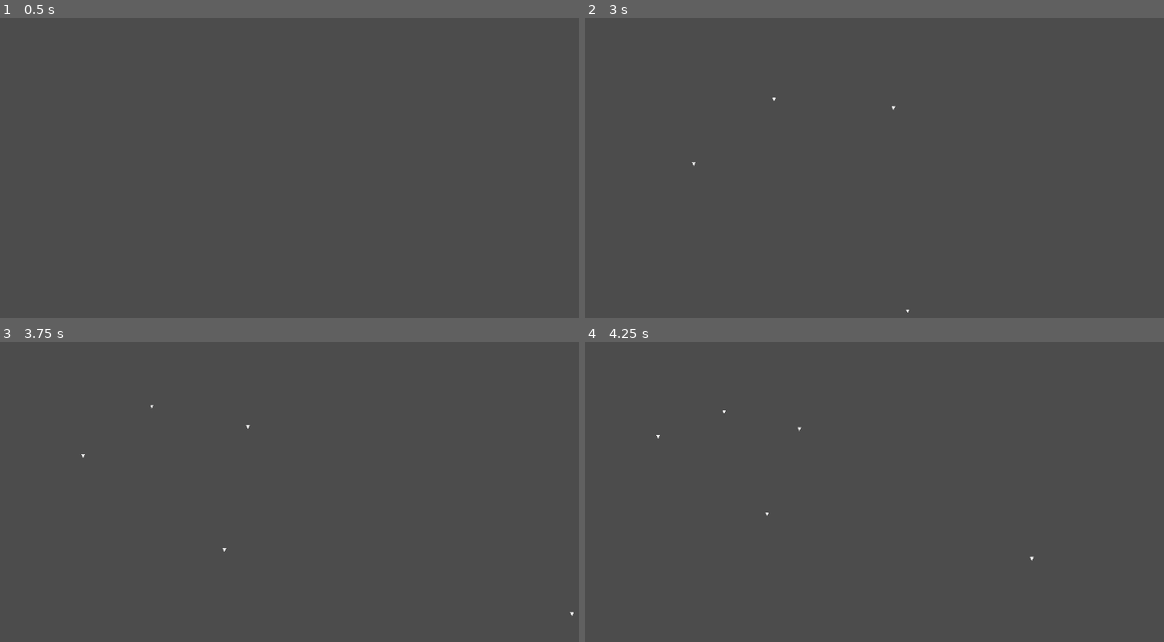
Above: before the commit, frames 1-4 (two rows, left to right).
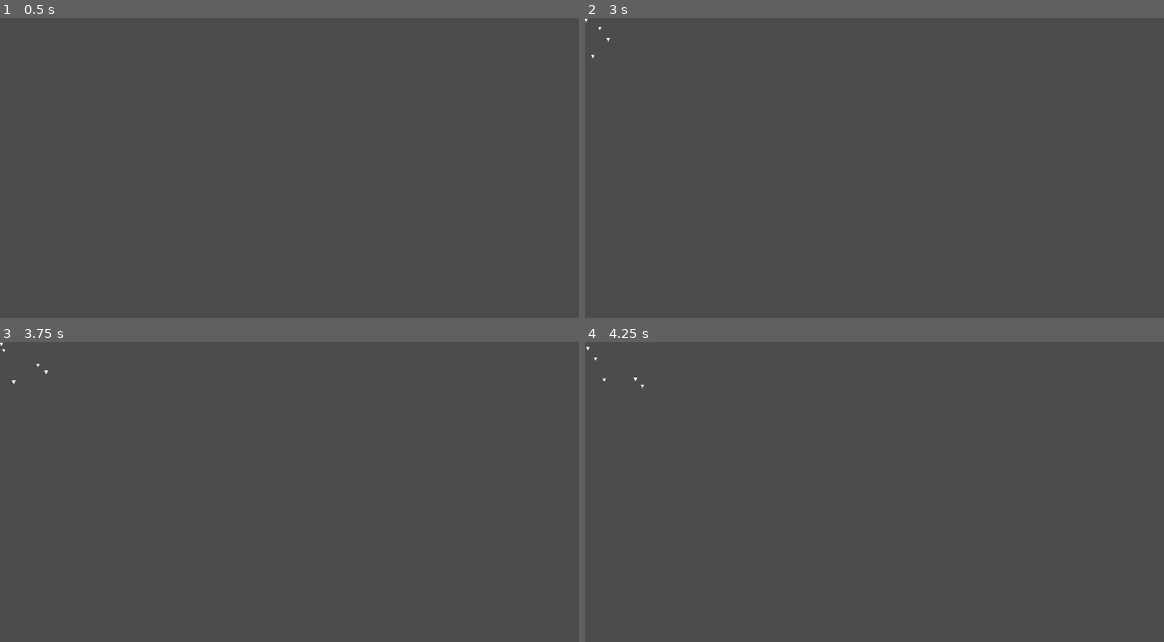
Above: after the commit, the same moments.

Repository: ludum-rlyeh/LD45Nothing
Game: Godot game, scene res://scenes/Main.tscn
The game is run twice, just before and just after one commit, with the same random seed, the same clock (stepped at 60 frames per second) and the same inputs.
Inputs (mouse positions are in pixels of both pictures, inside the frame that each line leads up to):
- Up to frame 1 (0.5 s): no input
- Up to frame 2 (3 s): tap Enter at 0.5, 2.75 s; move the mouse to (1111, 210) at 0.52 s; click (1111, 210) at 0.6 s; tap Space at 1.25 s; move the mouse to (805, 252) at 1.27 s; click (805, 252) at 1.35 s; move the mouse to (1025, 138) at 2.02 s; click (1025, 138) at 2.1 s; move the mouse to (915, 317) at 2.77 s; click (915, 317) at 2.85 s
- Up to frame 3 (3.75 s): move the mouse to (outside the picture) at 3.52 s; click (outside the picture) at 3.6 s
- Up to frame 4 (4.25 s): no input

Frame 1 is identical in both runs. In frame 2, less than 0.1% of the frame differs, in the area x 0-56%, y 0-99%; in frame 3, less than 0.1%; in frame 4, less than 0.1%, in the area x 0-78%, y 1-73%.

Commit message:
boids algorithm for circles

Diff:
--- /dev/null
+++ b/scenes/especes/Boid.tscn
@@ -0,0 +1,8 @@
+[gd_scene load_steps=2 format=2]
+
+[ext_resource path="res://scripts/especes/Boid.gd" type="Script" id=1]
+
+[node name="Boid" type="Node2D"]
+script = ExtResource( 1 )
+
+[node name="Shape" type="Polygon2D" parent="."]
--- a/scenes/especes/point.tscn
+++ b/scenes/especes/point.tscn
@@ -1,12 +1,20 @@
 [gd_scene load_steps=3 format=2]
 
-[ext_resource path="res://scripts/especes/NodePoint.gd" type="Script" id=1]
-[ext_resource path="res://scripts/especes/point.gd" type="Script" id=2]
+[ext_resource path="res://scripts/especes/point.gd" type="Script" id=1]
 
+[sub_resource type="GDScript" id=1]
+script/source = "extends Node2D
+
+func _ready():
+	pass
+
+func build(var points):
+	$Polygon2D.build(points)
+"
 
 [node name="Node2D" type="Node2D"]
-script = ExtResource( 1 )
+script = SubResource( 1 )
 
 [node name="Polygon2D" type="Polygon2D" parent="."]
 position = Vector2( -1.16632, 1.16635 )
-script = ExtResource( 2 )
+script = ExtResource( 1 )
--- a/scripts/Main.gd
+++ b/scripts/Main.gd
@@ -9,9 +9,18 @@
 
 
 func add_boid(var boid_type, var line2d):
-	if boid_type == "point" :
-		var point = preload("res://scenes/especes/point.tscn").instance()
-		point.build(line2d.points)
-		add_child(point)
+	var boid = null
+
+	match boid_type :
+		"point":
+			boid = preload("res://scenes/especes/point.tscn").instance()
+		"line":
+			boid = preload("res://scenes/especes/bascule.tscn").instance()
+		"circle":
+			boid = preload("res://scenes/especes/Boid.tscn").instance()
+
+	if boid != null :
+		boid.build(line2d.points)
+		add_child(boid)
 
 	line2d.queue_free()
--- a/scripts/Utils.gd
+++ b/scripts/Utils.gd
@@ -7,3 +7,17 @@
 		if not n_array.has(val):
 			n_array.append(val)
 	return n_array
+
+# test and teleport boid if out of viewport
+func out_of_viewport(var boid):
+	var viewport_size = get_viewport().get_size()
+
+	if boid.position.x < -viewport_size.x/4.0 :
+		boid.position.x = viewport_size.x + viewport_size.x/4.0
+	elif boid.position.x > viewport_size.x + viewport_size.x/4.0 :
+		boid.position.x = -viewport_size.x/4.0
+
+	if boid.position.y < -viewport_size.y / 4.0 :
+		boid.position.y = viewport_size.y + viewport_size.y / 4.0
+	elif boid.position.y > viewport_size.y + viewport_size.y / 4.0:
+		boid.position.y = - viewport_size.y / 4.0
--- /dev/null
+++ b/scripts/especes/Boid.gd
@@ -0,0 +1,78 @@
+extends Node2D
+
+var MAX_VELOCITY = 20.0
+var velocity = Vector2(0.0, 0.0)
+
+var attraction_dist = 200
+var orientation_dist = 180
+var separation_dist = 100
+
+func _ready():
+	randomize()
+	self.add_to_group("boids")
+
+func build(var points):
+
+	var rect = Rect2(points[0], Vector2(0.0,0.0))
+	for point in points:
+		rect = rect.expand(point)
+
+	self.position = rect.position
+
+	var n_points = PoolVector2Array()
+	for point in points:
+		n_points.append(point - self.position)
+
+	$Shape.set_polygon(n_points)
+
+
+	velocity = Vector2(rand_range(-1.0,1.0), rand_range(-1.0,1.0))
+
+func _process(delta):
+	var boids = get_tree().get_nodes_in_group("boids")
+
+	if boids.size() > 1 :
+		var attraction_vec2 = Vector2(0.0, 0.0)
+		var orientation_vec2 = Vector2(0.0, 0.0)
+		var separation_vec2 = Vector2(0.0, 0.0)
+
+		var n_attract = 0
+		var n_orien = 0
+		for boid in boids :
+			if boid != self :
+				var b_pos = boid.position
+				var dist = b_pos.distance_to(self.position)
+				# Attraction
+				if dist <= attraction_dist :
+					n_attract += 1
+					attraction_vec2 = attraction_vec2 + b_pos
+
+					# Orientation
+					if dist <= orientation_dist :
+						n_orien += 1
+						orientation_vec2 = orientation_vec2 + boid.velocity
+
+						# separation
+						if dist <= separation_dist :
+							separation_vec2 = separation_vec2 - (b_pos - self.position)
+
+		if n_attract != 0 :
+			attraction_vec2 /= n_attract
+			attraction_vec2 = (attraction_vec2 - self.position) / 100.0
+
+		if n_orien != 0 :
+			orientation_vec2 /= n_orien
+			orientation_vec2 = (orientation_vec2 - self.velocity) / 8.0
+
+		self.velocity += attraction_vec2 + orientation_vec2 + separation_vec2
+		self.velocity = limit_velocity(self.velocity)
+
+
+
+	self.position += self.velocity * delta
+	Utils.out_of_viewport(self)
+
+func limit_velocity(var velocity) :
+	if velocity.length() > MAX_VELOCITY :
+		velocity = (velocity / velocity.length()) * MAX_VELOCITY
+	return velocity
--- a/scripts/especes/NodePoint.gd
+++ /dev/null
@@ -1,7 +0,0 @@
-extends Node2D
-
-func _ready():
-	pass
-
-func build(var points):
-	$Polygon2D.build(points)
--- a/scripts/especes/point.gd
+++ b/scripts/especes/point.gd
@@ -149,8 +149,7 @@
 
 func build(var points) :
 
-	position = points[0]
-	var poly  = [Vector2(0,0), Vector2(5,0), Vector2(2.5,5)]
+	var poly = [Vector2(0,0), Vector2(5,0), Vector2(2.5,5)]
 	self.set_polygon(poly)
 
 func _process(delta) :
